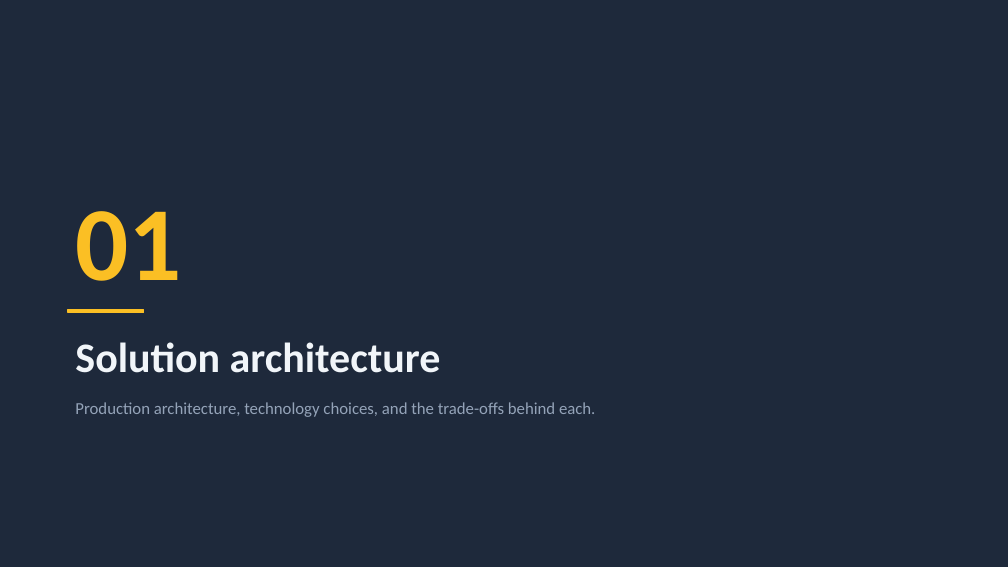
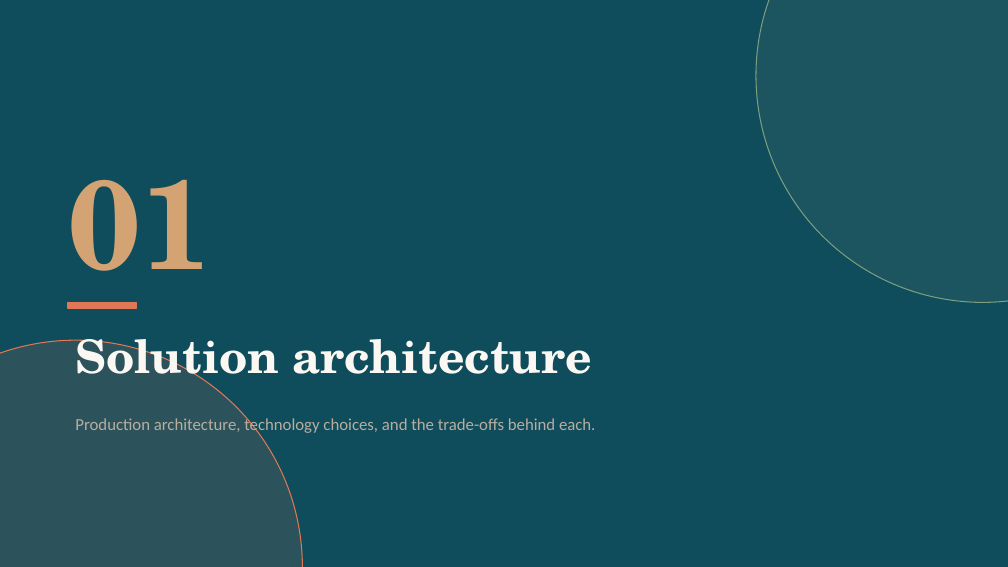
Before and after one commit to c31labs/global360assignement, a slide deck: slide 4 of docs/presentation/TaskFlow.pptx. Drawn at 1008x567 pixels with LibreOffice and Linux fonts; fonts in the diff are those of the drawing. Boxes give left, top, right and bottom in pixels: in the first picture for what was removed or moved away, otherwise in the second. Text is boxed around its words. In the diff, an @@ line names an element or a change of style, - is before the commit and + after.

```diff
--- a/docs/presentation/TaskFlow.pptx
+++ b/docs/presentation/TaskFlow.pptx
@@ background #1E293B to #0F4C5C @@
@@ ellipse added at (x1=756, y1=0, x2=1008, y2=302), fill #7A9E7E at 12% opacity, outline #7A9E7E 1 pt @@
@@ text "01" moved from (x1=75, y1=211, x2=181, y2=281) to (x1=68, y1=180, x2=213, y2=309) @@
@@ text "01" at (x1=68, y1=180, x2=213, y2=309): size 100 to 120 pt, font Calibri to TeX Gyre Schola, text colour #FBBF24 to #D4A373 @@
@@ text "Solution architecture" at (x1=75, y1=339, x2=592, y2=389): size 40 to 44 pt, font Calibri to TeX Gyre Schola, text colour #F1F5F9 to #FBF7F2 @@
@@ rectangle resized from (x1=68, y1=310, x2=144, y2=313) to (x1=68, y1=302, x2=136, y2=309) @@
@@ rectangle at (x1=68, y1=302, x2=136, y2=309): fill #FBBF24 to #E07856; outline #FBBF24 1 pt to #E07856 1 pt @@
@@ ellipse added at (x1=0, y1=340, x2=302, y2=567), fill #E07856 at 14% opacity, outline #E07856 1 pt @@
@@ text "Production architecture, technology choices, and ..." moved from (x1=75, y1=402, x2=595, y2=417) to (x1=75, y1=416, x2=595, y2=434) @@
@@ text "Production architecture, technology choices, and ..." at (x1=75, y1=416, x2=595, y2=434): text colour #94A3B8 to #B8AEA0 @@
```
Also in this commit, not shown: 18 other slides changed, 7 other files.
